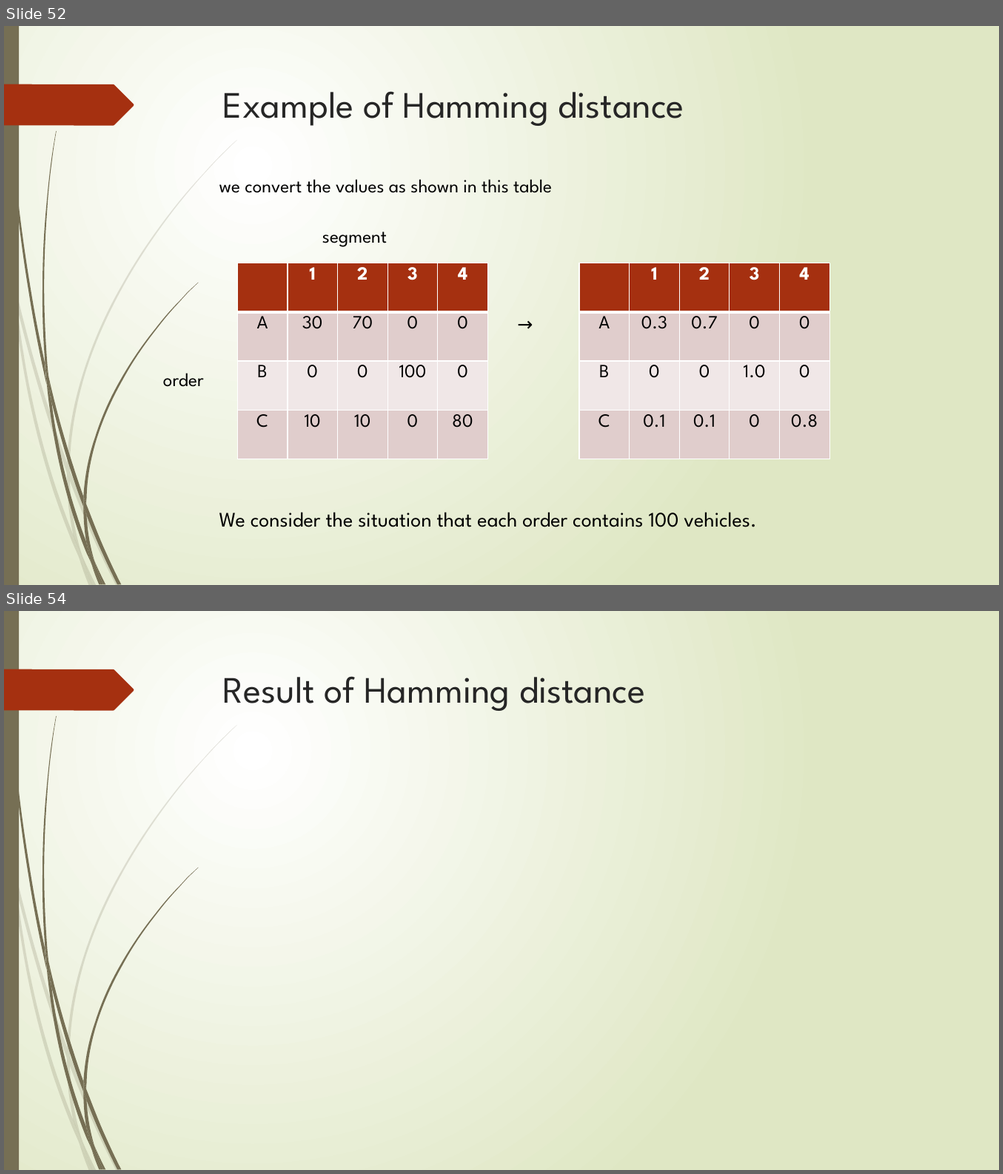
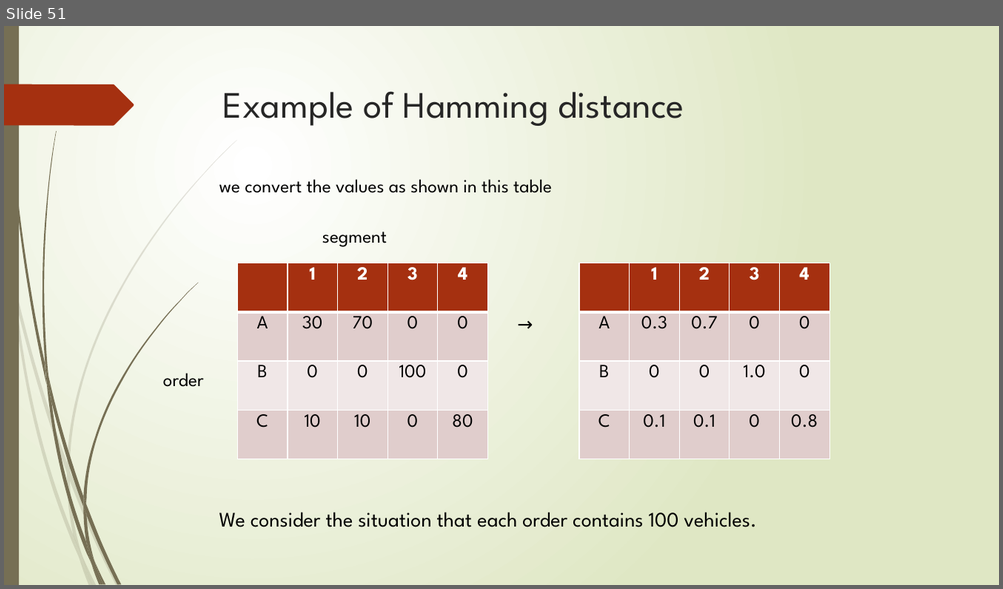
Before and after one commit to r-kurosu/kline_new, a slide deck: 竹田_修論発表.pptx. Shown one above the other, each under a label of ours: slides 52 and 54 before the commit, slide 51 after it; the slides between them are not shown. The pictures are 1003x1174 and 1003x589 pixels, drawn with LibreOffice and Linux fonts; fonts in the diff are those of the drawing. Boxes give left, top, right and bottom in pixels: in the first picture for what was removed or moved away, otherwise in the second. Text is boxed around its words. In the diff, an @@ line names an element or a change of style, - is before the commit and + after.

```diff
--- a/竹田_修論発表.pptx
+++ b/竹田_修論発表.pptx
@@ slide 54 removed at <box>4,611,999,1170</box>, background gradient #FFFFFF to #DFE8C4; not listed: 24 template elements that a slide beside it also shows @@
@@ title removed at <box>223,676,646,711</box> @@
-Result of Hamming distance
@@ what was slide 52 is now slide 51 @@
```
Also in this commit, not shown: 7 slides changed, 4 other slides removed.
